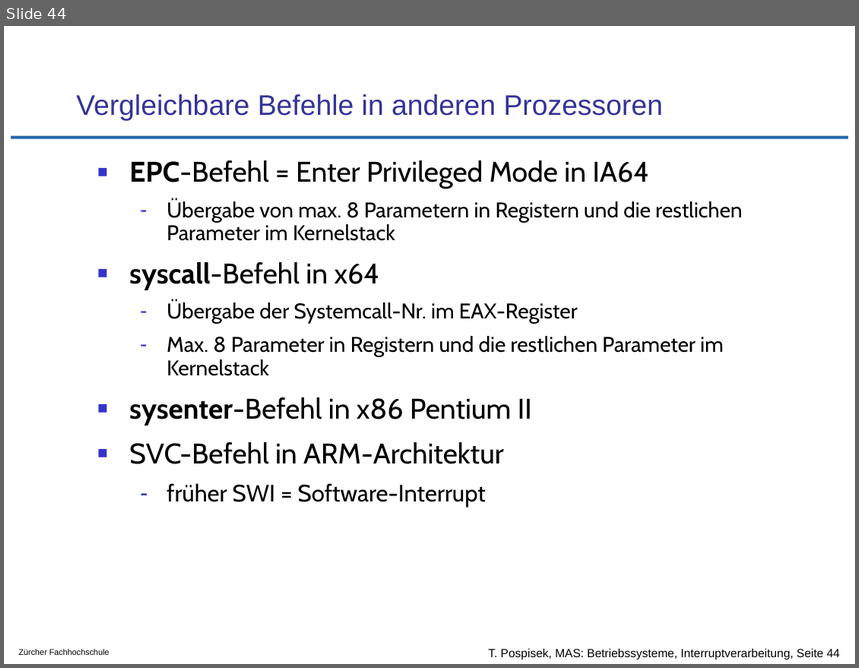
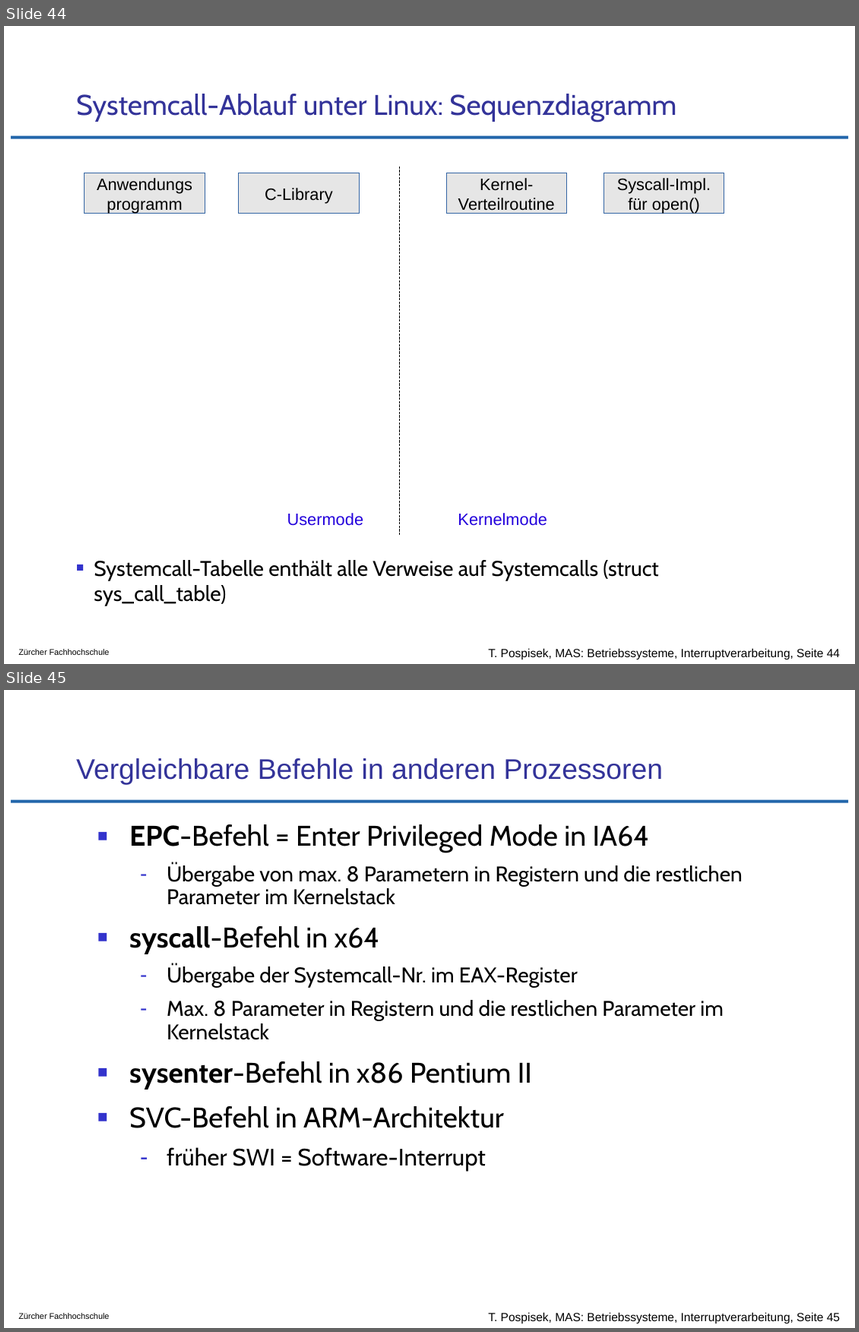
Before and after one commit to tpo/betriebssysteme, a slide deck: 04-3_Interruptverarbeitung_in_Betriebssystemen.odp. Shown one above the other, each under a label of ours: slide 44 before the commit, slides 44 and 45 after it. The pictures are 859x668 and 859x1332 pixels, drawn with LibreOffice and Linux fonts; fonts in the diff are those of the drawing; background and template pictures are left out. Boxes give left, top, right and bottom in pixels: in the first picture for what was removed or moved away, otherwise in the second. Text is boxed around its words. In the diff, an @@ line names an element or a change of style, - is before the commit and + after.

```diff
--- a/04-3_Interruptverarbeitung_in_Betriebssystemen.odp
+++ b/04-3_Interruptverarbeitung_in_Betriebssystemen.odp
@@ slide 44 added at bbox=[4, 26, 855, 664], background #FFFFFF; not listed: 3 template elements that a slide beside it also shows @@
@@ title added at bbox=[76, 94, 677, 122], 24 pt, text #333399 @@
+Systemcall-Ablauf unter Linux: Sequenzdiagramm
@@ rectangle added at bbox=[84, 173, 205, 213], fill #E6E6E6, outline #3465A4 0 pt, 14 pt, text #000000 @@
+Anwendungs
+programm
@@ rectangle added at bbox=[239, 173, 360, 213], fill #E6E6E6, outline #3465A4 0 pt, 14 pt, text #000000 @@
+C-Library
@@ line added from (400, 167) to (400, 535), #000000 0 pt @@
@@ rectangle added at bbox=[446, 173, 567, 213], fill #E6E6E6, outline #3465A4 0 pt, 14 pt, text #000000 @@
+Kernel-
+Verteilroutine
@@ rectangle added at bbox=[604, 173, 725, 213], fill #E6E6E6, outline #3465A4 0 pt, 14 pt, text #000000 @@
+Syscall-Impl.
+für open()
@@ text added at bbox=[287, 513, 364, 526], 14 pt, text #2300DC @@
+Usermode
@@ text added at bbox=[458, 513, 547, 526], 14 pt, text #2300DC @@
+Kernelmode
@@ text added at bbox=[94, 560, 658, 607], 18 pt, text #000000 @@
+■ Systemcall-Tabelle enthält alle Verweise auf Systemcalls (struct sys_call_table)
@@ what was slide 44 is now slide 45 @@
@@ text at bbox=[488, 1312, 840, 1324]: text changed @@
-T. Pospisek, MAS: Betriebssysteme, Interruptverarbeitung, Seite 44
+T. Pospisek, MAS: Betriebssysteme, Interruptverarbeitung, Seite 45
```
Also in this commit, not shown: 9 other files.
